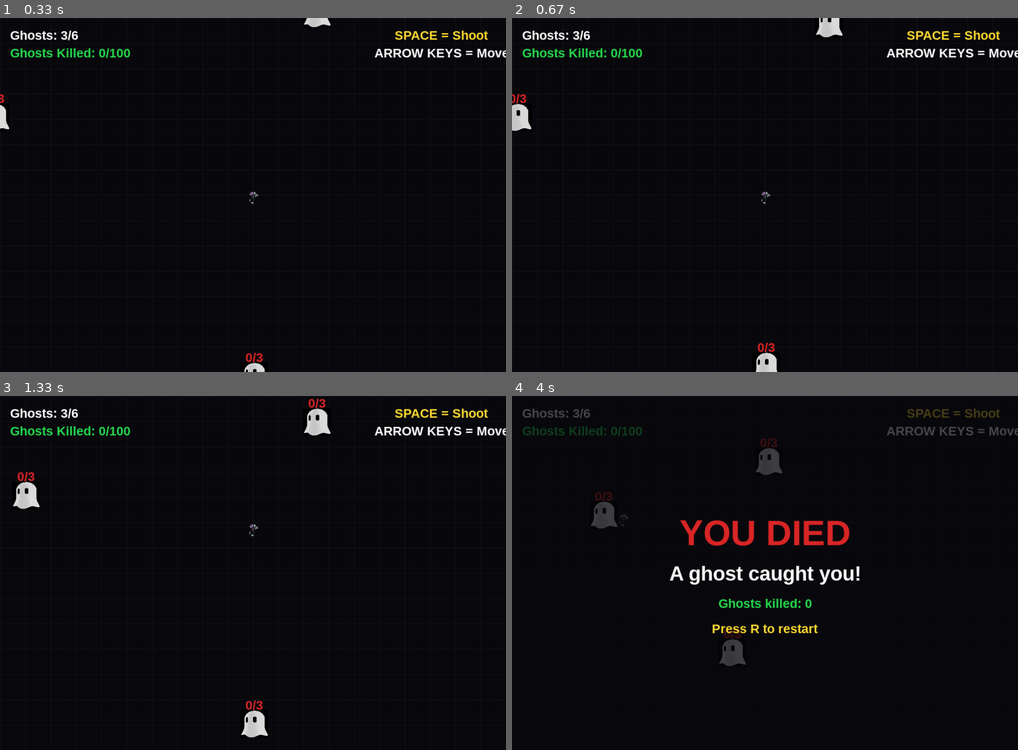
Above: before the commit, frames 1-4 (two rows, left to right).
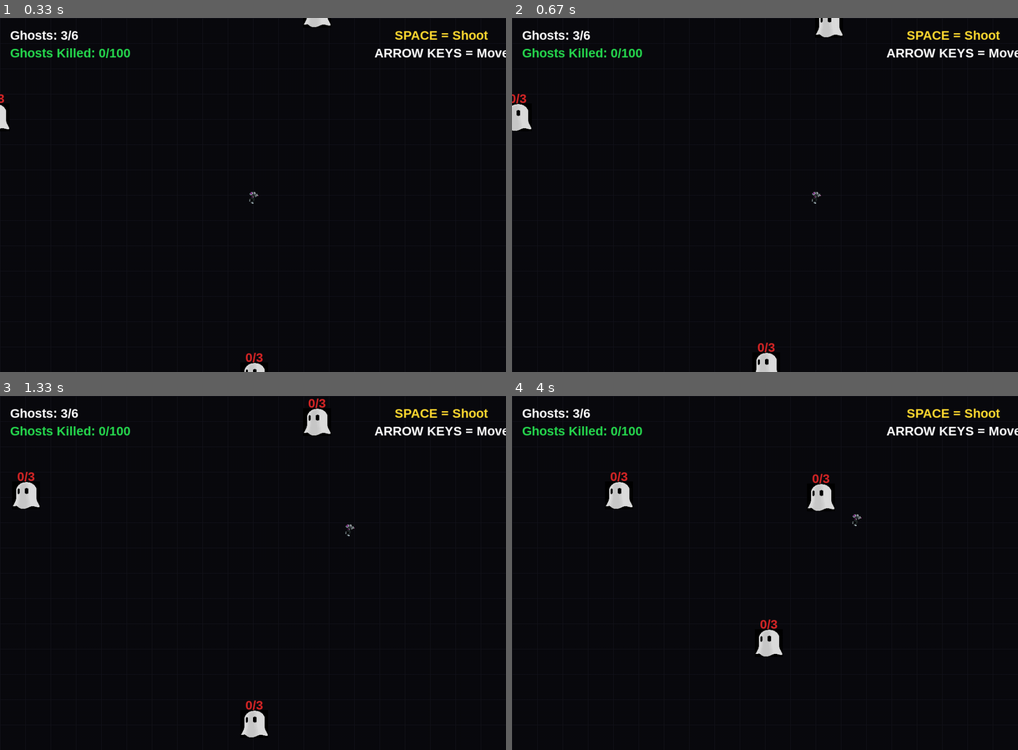
Above: after the commit, the same moments.

Repository: sadia101-source/python
Game: pygame game, started from pygame_01.py
Same seed, same stepped clock (60 frames per second), same inputs: the game is played once before the commit and once after it.
Inputs:
- Up to frame 1 (0.33 s): no input
- Up to frame 2 (0.67 s): hold Right from 0.33 s (still down)
- Up to frame 3 (1.33 s): release Right at 0.8 s; hold Up 0.83-1.13 s; hold Right from 1.17 s (still down)
- Up to frame 4 (4 s): release Right at 1.63 s; hold Left 1.67-2.2 s; hold Down 2.23-2.53 s; hold Left 2.57-2.97 s; hold Up 3-3.37 s; hold Right from 3.4 s (still down)

Frame 1 is identical in both runs. In frame 2, less than 0.1% of the frame differs, in the area x 49-62%, y 49-53%; in frame 3, less than 0.1%; in frame 4, 5.5%, in the area x 2-100%, y 3-77%.

Commit message:
Update pygame_01.py

Diff:
--- a/pygame_01.py
+++ b/pygame_01.py
@@ -216,7 +216,7 @@
         if keys[pygame.K_LEFT]:
             movement.x -= 1
 
-        if keys[pygame.K_KP_0]:
+        if keys[pygame.K_RIGHT]:
             movement.x += 1
 
         if movement.length() > 0:
